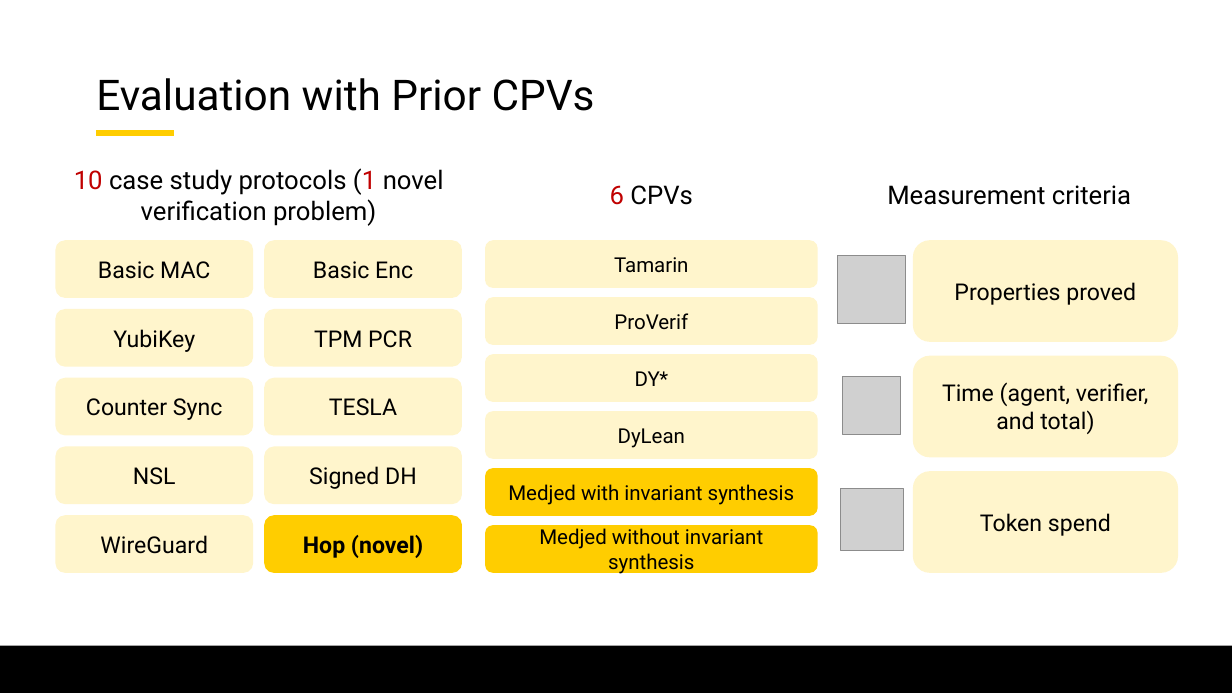
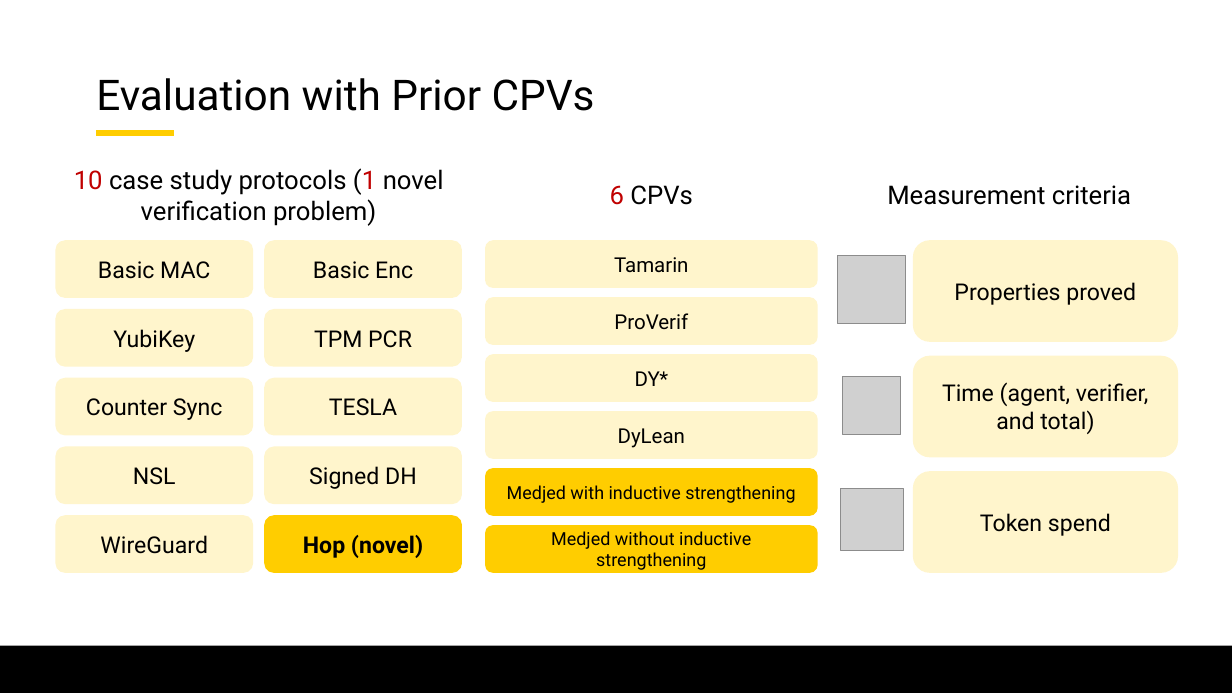
Before and after one commit to lorchrob/graduate_research_symposium, a slide deck: slide 49 of symposium_slides.pptx (slide 35 before the commit). Drawn at 1232x693 pixels with LibreOffice and Linux fonts; fonts in the diff are those of the drawing; grey boxes stand for pictures; background and template pictures are left out. Boxes give left, top, right and bottom in pixels: in the first picture for what was removed or moved away, otherwise in the second. Text is boxed around its words. In the diff, an @@ line names an element or a change of style, - is before the commit and + after.

```diff
--- a/symposium_slides.pptx
+++ b/symposium_slides.pptx
@@ text in rounded rectangle at (507, 485, 795, 503): text changed; size 16 to 14 pt @@
-Medjed with invariant synthesis
+Medjed with inductive strengthening
@@ text in rounded rectangle at (551, 531, 751, 570): text changed; size 16 to 14 pt @@
-Medjed without invariant synthesis
+Medjed without inductive strengthening
```
Also in this commit, not shown: 36 other slides changed, 28 slides added.
